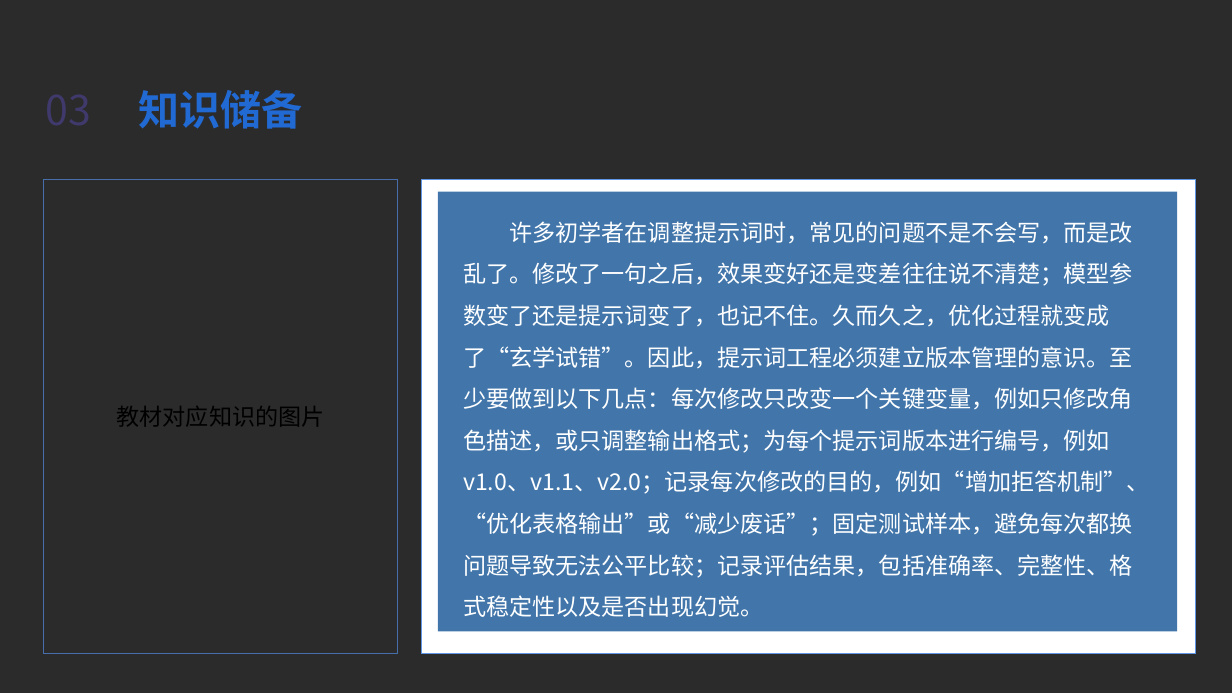
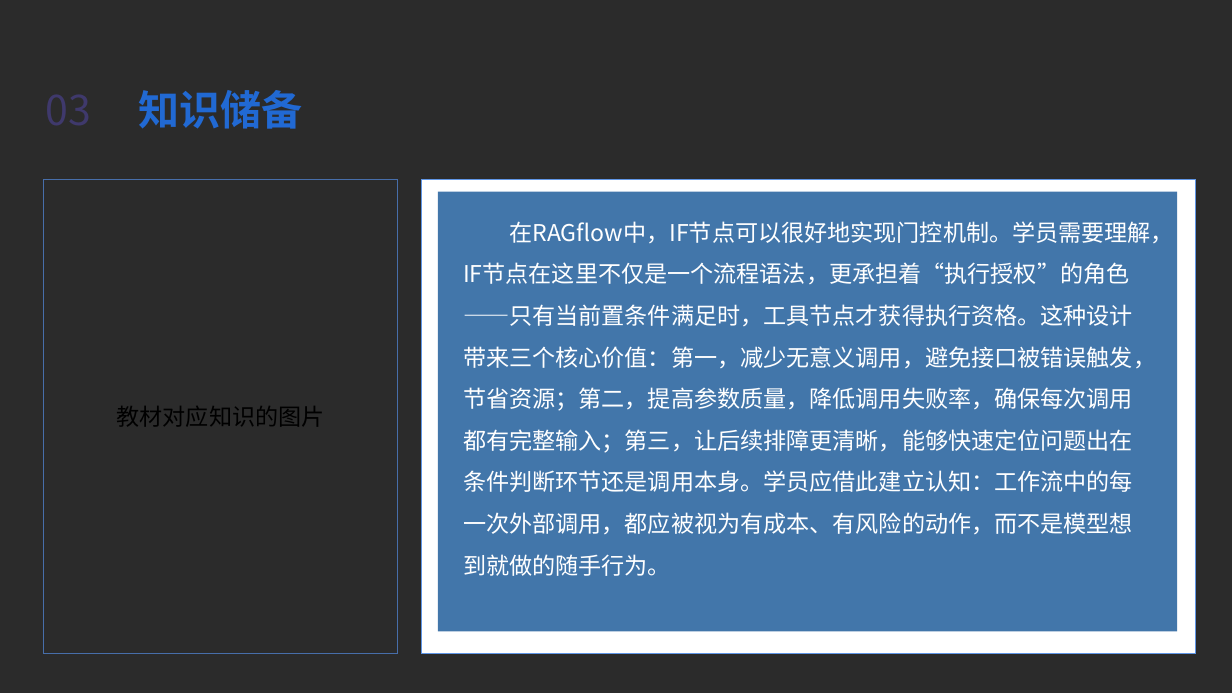
Before and after one commit to Silence1628/Ai_PPT, a slide deck: slide 13 of output/1.2_提示词工程.pptx (slide 25 before the commit). Drawn at 1232x693 pixels with LibreOffice and Linux fonts; fonts in the diff are those of the drawing; background and template pictures are left out; a plain dark background stands for a picture behind light text. Boxes give left, top, right and bottom in pixels: in the first picture for what was removed or moved away, otherwise in the second. Text is boxed around its words. In the diff, an @@ line names an element or a change of style, - is before the commit and + after.

```diff
--- a/output/1.2_提示词工程.pptx
+++ b/output/1.2_提示词工程.pptx
@@ text at (463,221,1174,576): text changed @@
-许多初学者在调整提示词时，常见的问题不是不会写，而是改乱了。修改了一句之后，效果变好还是变差往往说不清楚；模型参数变了还是提示词变了，也记不住。久而久之，优化过程就变成了“玄学试错”。因此，提示词工程必须建立版本管理的意识。至少要做到以下几点：每次修改只改变一个关键变量，例如只修改角色描述，或只调整输出格式；为每个提示词版本进行编号，例如v1.0、v1.1、v2.0；记录每次修改的目的，例如“增加拒答机制”、“优化表格输出”或“减少废话”；固定测试样本，避免每次都换问题导致无法公平比较；记录评估结果，包括准确率、完整性、格式稳定性以及是否出现幻觉。
+在RAGflow中，IF节点可以很好地实现门控机制。学员需要理解，IF节点在这里不仅是一个流程语法，更承担着“执行授权”的角色——只有当前置条件满足时，工具节点才获得执行资格。这种设计带来三个核心价值：第一，减少无意义调用，避免接口被错误触发，节省资源；第二，提高参数质量，降低调用失败率，确保每次调用都有完整输入；第三，让后续排障更清晰，能够快速定位问题出在条件判断环节还是调用本身。学员应借此建立认知：工作流中的每一次外部调用，都应被视为有成本、有风险的动作，而不是模型想到就做的随手行为。
```
Also in this commit, not shown: 13 other slides changed, 11 slides added, 10 slides removed, 10 other files.
